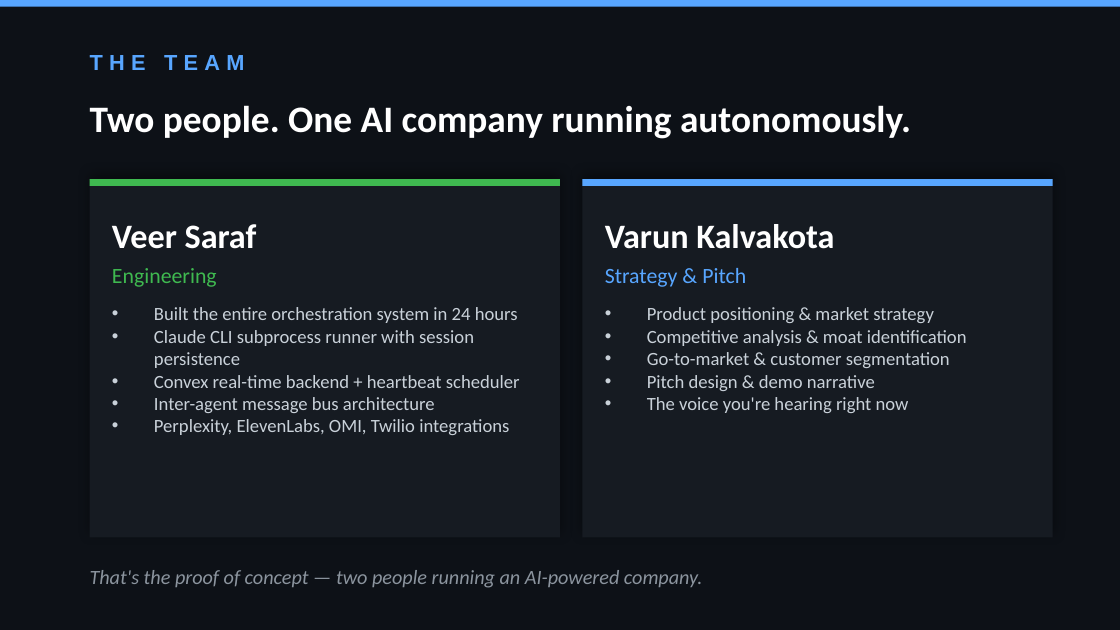
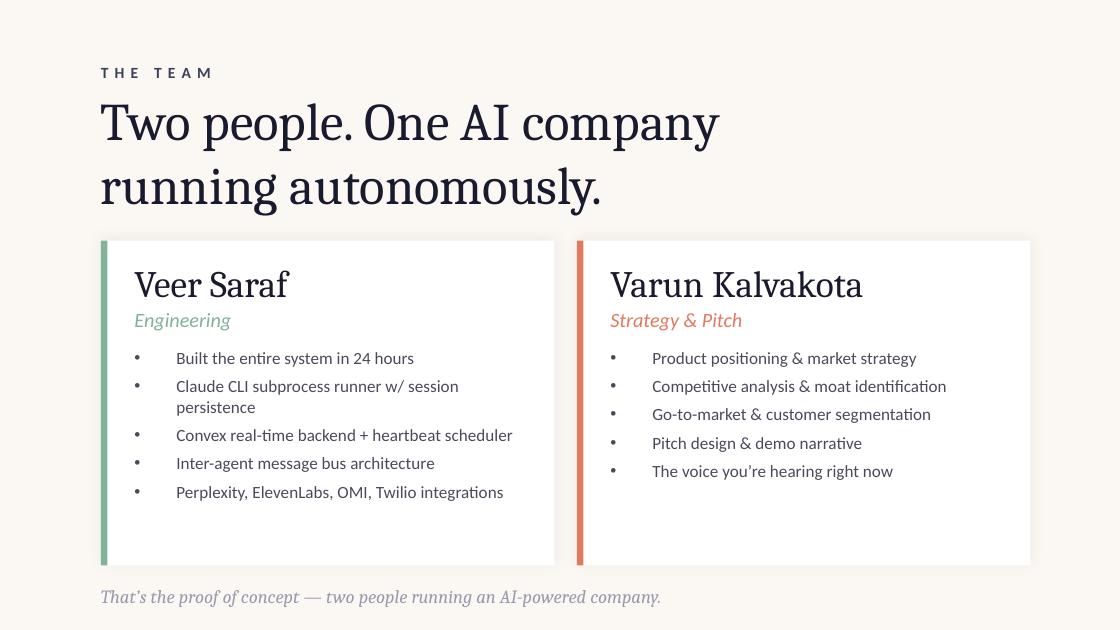
Before and after one commit to veersaraf/interstice, a slide deck: slide 11 of interstice/Interstice-Pitch-Deck.pptx. Drawn at 1120x630 pixels with LibreOffice and Linux fonts; fonts in the diff are those of the drawing. Boxes give left, top, right and bottom in pixels: in the first picture for what was removed or moved away, otherwise in the second. Text is boxed around its words. In the diff, an @@ line names an element or a change of style, - is before the commit and + after.

```diff
--- a/interstice/Interstice-Pitch-Deck.pptx
+++ b/interstice/Interstice-Pitch-Deck.pptx
@@ background #0D1117 to #FBF8F3 @@
@@ rectangle removed at <box>0,0,1120,7</box> @@
@@ text "THE TEAM": place and size @@
-text "THE TEAM" at <box>90,55,244,70</box>
+text "THE TEAM" at <box>101,68,211,78</box>
@@ text "THE TEAM" at <box>101,68,211,78</box>: size 14 to 10 pt, font Arial to Calibri, text colour #58A6FF to #3D405B @@
@@ text at <box>101,103,720,216</box>: text changed; size 24 to 34 pt; font Calibri to Cambria; text colour #FFFFFF to #1A1A2E; bold off @@
-Two people. One AI company running autonomously.
+Two people. One AI company
+running autonomously.
@@ rectangle removed at <box>90,179,560,186</box> @@
@@ rectangle removed at <box>582,179,1053,186</box> @@
@@ rectangle: place and size @@
-rectangle at <box>90,179,560,538</box>
+rectangle at <box>101,241,554,566</box>
@@ rectangle at <box>101,241,554,566</box>: fill #161B22 to #FFFFFF; shadow changed @@
@@ rectangle added at <box>101,241,108,566</box>, fill #81B29A @@
@@ text "Veer Saraf": place and size @@
-text "Veer Saraf" at <box>112,224,257,249</box>
+text "Veer Saraf" at <box>134,270,288,298</box>
@@ text "Veer Saraf" at <box>134,270,288,298</box>: size 22 to 24 pt, font Calibri to Cambria, text colour #FFFFFF to #1A1A2E, bold off @@
@@ rectangle at <box>577,241,1030,566</box>: fill #161B22 to #FFFFFF; shadow changed @@
@@ rectangle: place and size @@
-rectangle at <box>582,179,1053,538</box>
+rectangle at <box>577,241,1030,566</box>
@@ rectangle added at <box>577,241,584,566</box>, fill #E07A5F @@
@@ text "Varun Kalvakota" at <box>610,271,863,298</box>: size 22 to 24 pt, font Calibri to Cambria, text colour #FFFFFF to #1A1A2E, bold off @@
@@ text "Varun Kalvakota": place and size @@
-text "Varun Kalvakota" at <box>605,224,834,249</box>
+text "Varun Kalvakota" at <box>610,271,863,298</box>
@@ text "Engineering": place and size @@
-text "Engineering" at <box>112,268,217,287</box>
+text "Engineering" at <box>134,313,231,331</box>
@@ text "Engineering" at <box>134,313,231,331</box>: size 14 to 13 pt, text colour #3FB950 to #81B29A, italic on @@
@@ text "Strategy & Pitch": place and size @@
-text "Strategy & Pitch" at <box>605,268,746,287</box>
+text "Strategy & Pitch" at <box>610,313,742,331</box>
@@ text "Strategy & Pitch" at <box>610,313,742,331</box>: size 14 to 13 pt, text colour #58A6FF to #E07A5F, italic on @@
@@ text "Built the entire system in ...": place and size @@
-text "Built the entire system in ..." at <box>154,307,520,435</box>
+text "Built the entire system in ..." at <box>176,352,513,501</box>
@@ text at <box>176,352,459,416</box>: text changed; size 12 to 11 pt; text colour #C9D1D9 to #4A4A5A @@
-• Built the entire orchestration system in 24 hours
-• Claude CLI subprocess runner with session persistence
+• Built the entire system in 24 hours
+• Claude CLI subprocess runner w/ session persistence
@@ text "Product positioning & market strategy": place and size @@
-text "Product positioning & market strategy" at <box>647,307,967,413</box>
+text "Product positioning & market strategy" at <box>652,352,947,480</box>
@@ text at <box>652,352,947,452</box>: size 12 to 11 pt, text colour #C9D1D9 to #4A4A5A in "Product positioning & market strategy", "Competitive analysis & moat identification", "Go-to-market & customer segmentation", "Pitch design & demo narrative"; more space between paragraphs @@
@@ text at <box>176,429,513,501</box>: size 12 to 11 pt, text colour #C9D1D9 to #4A4A5A in "Convex real-time backend + heartbeat scheduler", "Inter-agent message bus architecture", "Perplexity, ElevenLabs, OMI, Twilio integrations"; more space between paragraphs @@
@@ text at <box>652,465,893,480</box>: text changed; size 12 to 11 pt; text colour #C9D1D9 to #4A4A5A @@
-• The voice you're hearing right now
+• The voice you’re hearing right now
@@ text at <box>101,590,661,607</box>: text changed; size 13 to 12 pt; font Calibri to Cambria; text colour #8B949E to #9A9AAE @@
-That's the proof of concept — two people running an AI-powered company.
+That’s the proof of concept — two people running an AI-powered company.
```
Also in this commit, not shown: 11 other slides changed, 22 other files.
